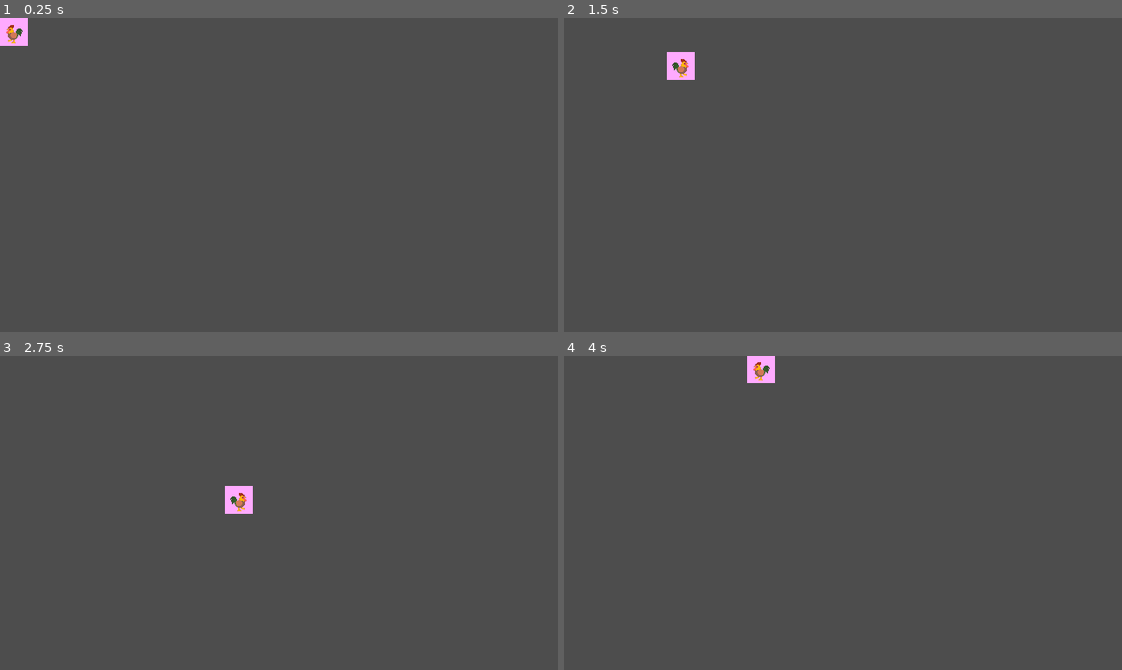
Above: before the commit, frames 1-4 (two rows, left to right).
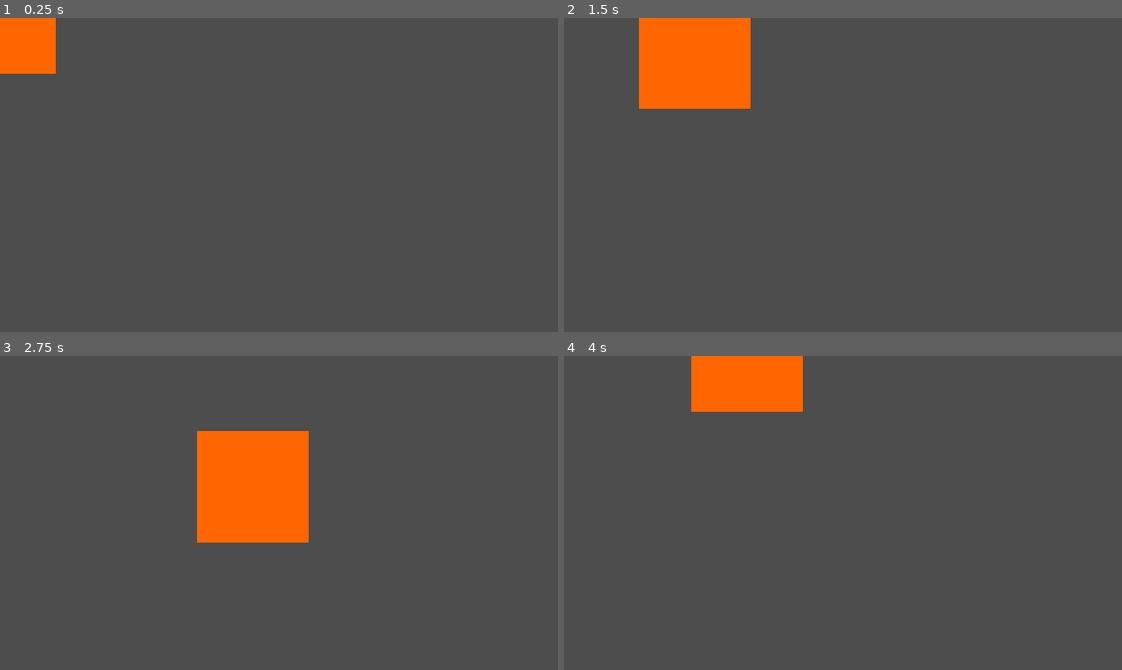
Above: after the commit, the same moments.

Repository: thejoshyee/sarimanok-game
Game: Godot game, scene res://weapons/tests/weapon_manager_test.tscn
The game is run twice, just before and just after one commit, with the same random seed, the same clock (stepped at 60 frames per second) and the same inputs. This scene is started directly instead of the project's main scene.
Inputs:
- Up to frame 1 (0.25 s): no input
- Up to frame 2 (1.5 s): tap Enter (ui_accept) at 0.5, 0.77 s; hold Right (move_right) 0.53-1.28 s; hold 1 0.53-1.28 s; hold S (move_down) from 1.28 s (still down); tap 2 at 1.35 s
- Up to frame 3 (2.75 s): tap Enter (ui_accept) at 1.52 s; release S (move_down) at 2.03 s; hold Right (move_right) from 2.03 s (still down); hold 3 from 2.03 s (still down)
- Up to frame 4 (4 s): release Right (move_right) at 2.78 s; release 3 at 2.78 s; hold Up (move_up) 2.78-3.53 s; tap 4 at 2.85 s; tap Enter (ui_accept) at 3.02, 3.77 s; hold A (move_left) from 3.53 s (still down); tap 5 at 3.6 s

The runs differ from the first frame. In frame 1, 1.8% of the frame differs, in the area x 0-10%, y 0-18%; in frame 2, 5.8%; in frame 3, 7.1%, in the area x 35-56%, y 23-60%; in frame 4, 3.6%.

Commit message:
fix(weapons): set AOE collision mask to detect enemies on layer 2

Diff:
--- a/game/weapons/scenes/aoe_circle_weapon.tscn
+++ b/game/weapons/scenes/aoe_circle_weapon.tscn
@@ -9,6 +9,7 @@
 script = ExtResource("1_a0yk3")
 
 [node name="AOEArea" type="Area2D" parent="." unique_id=1504371311]
+collision_mask = 2
 
 [node name="CollisionShape2D" type="CollisionShape2D" parent="AOEArea" unique_id=1005411962]
 shape = SubResource("CircleShape2D_gqytn")
--- a/game/weapons/scripts/weapon_manager.gd
+++ b/game/weapons/scripts/weapon_manager.gd
@@ -19,11 +19,11 @@
 	# TODO: Replace with specific weapon scenes when created
 	# Using generic weapon_base.tscn as placeholder for all weapons
 	weapon_scenes["peck"] = preload("res://weapons/scenes/peck.tscn")
-	weapon_scenes["wing_slap"] = preload("res://weapons/scenes/weapon_base.tscn")
+	weapon_scenes["wing_slap"] = preload("res://weapons/scenes/wing_slap_weapon.tscn")
 	weapon_scenes["feather_shot"] = preload("res://weapons/scenes/weapon_base.tscn")
 	weapon_scenes["spiral_feathers"] = preload("res://weapons/scenes/weapon_base.tscn")
 	weapon_scenes["ice_shard"] = preload("res://weapons/scenes/weapon_base.tscn")
-	weapon_scenes["flame_wing"] = preload("res://weapons/scenes/weapon_base.tscn")
+	weapon_scenes["flame_wing"] = preload("res://weapons/scenes/flame_wing_weapon.tscn")
 
 
 	# Get player reference from parent (WeaponManager is child of Player)
Not shown, changed: .taskmaster/tasks/tasks.json
